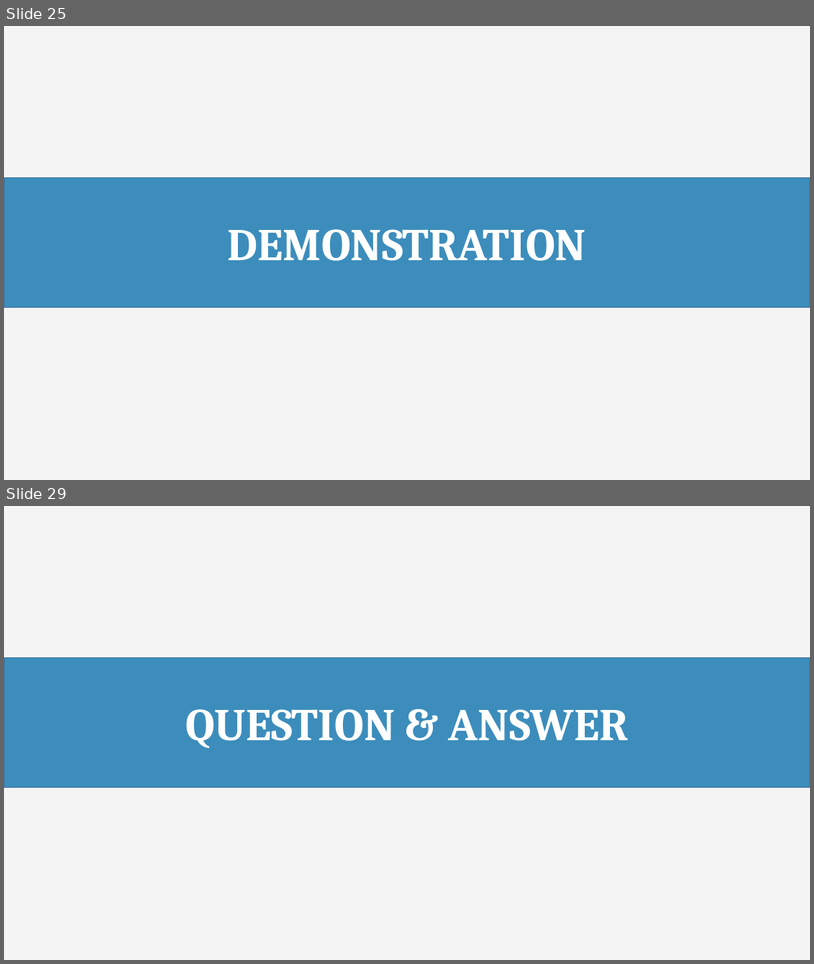
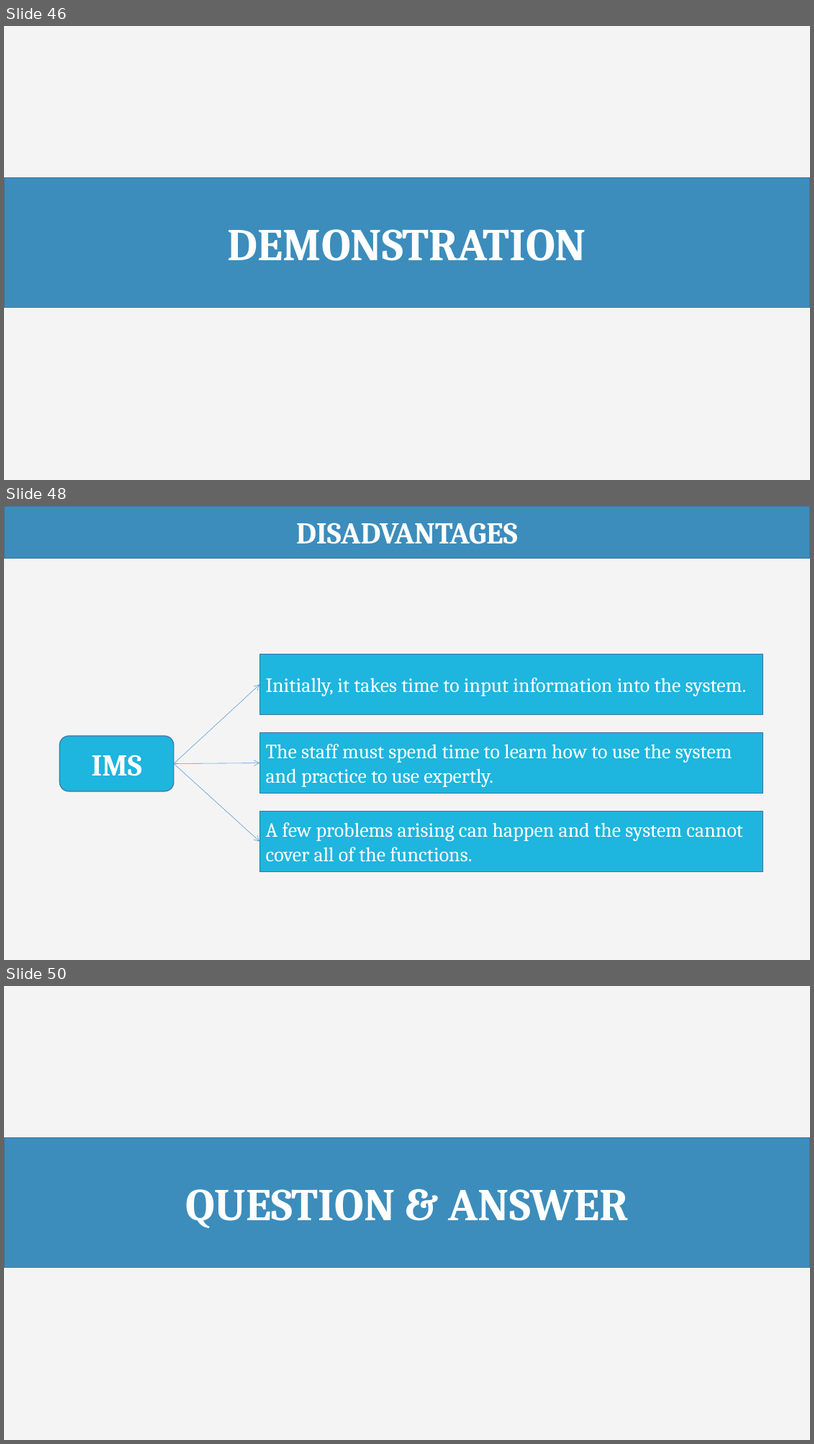
Before and after one commit to haltt051093/IMS-datacenter, a slide deck: Document/Presentation/IMS_20160407_Presentation.pptx. Shown one above the other, each under a label of ours: slides 25 and 29 before the commit, slides 46, 48 and 50 after it; the slides between them are not shown. The pictures are 814x964 and 814x1444 pixels, drawn with LibreOffice and Linux fonts; fonts in the diff are those of the drawing. Boxes give left, top, right and bottom in pixels: in the first picture for what was removed or moved away, otherwise in the second. Text is boxed around its words. In the diff, an @@ line names an element or a change of style, - is before the commit and + after.

```diff
--- a/Document/Presentation/IMS_20160407_Presentation.pptx
+++ b/Document/Presentation/IMS_20160407_Presentation.pptx
@@ slide 48 added at bbox=[4, 506, 810, 960], background #F4F4F4 @@
@@ rectangle added at bbox=[4, 506, 810, 558], fill #3C8DBC, outline #43739E 1 pt, 36 pt, text #FFFFFF, bold @@
+DISADVANTAGES
@@ rectangle added at bbox=[260, 654, 764, 715], fill #1EB5DE, outline #43739E 1 pt, 24 pt, text #FFFFFF @@
+Initially, it takes time to input information into the system.
@@ arrow added from (174, 764) to (260, 685), #5B9BD5 0.5 pt @@
@@ rounded rectangle added at bbox=[59, 736, 174, 792], fill #1EB5DE, outline #43739E 1 pt, 36 pt, text #FFFFFF, bold @@
+IMS
@@ rectangle added at bbox=[260, 733, 764, 793], fill #1EB5DE, outline #43739E 1 pt, 24 pt, text #FFFFFF @@
+The staff must spend time to learn how to use the system and practice to use expertly.
@@ arrow added from (174, 764) to (260, 763), #5B9BD5 0.5 pt @@
@@ arrow added from (174, 764) to (260, 841), #5B9BD5 0.5 pt @@
@@ rectangle added at bbox=[260, 811, 764, 871], fill #1EB5DE, outline #43739E 1 pt, 24 pt, text #FFFFFF @@
+A few problems arising can happen and the system cannot cover all of the functions.
@@ what was slide 25 is now slide 46 @@
@@ what was slide 29 is now slide 50 @@
```
Also in this commit, not shown: 12 slides changed, 35 other slides added, 8 slides removed.
